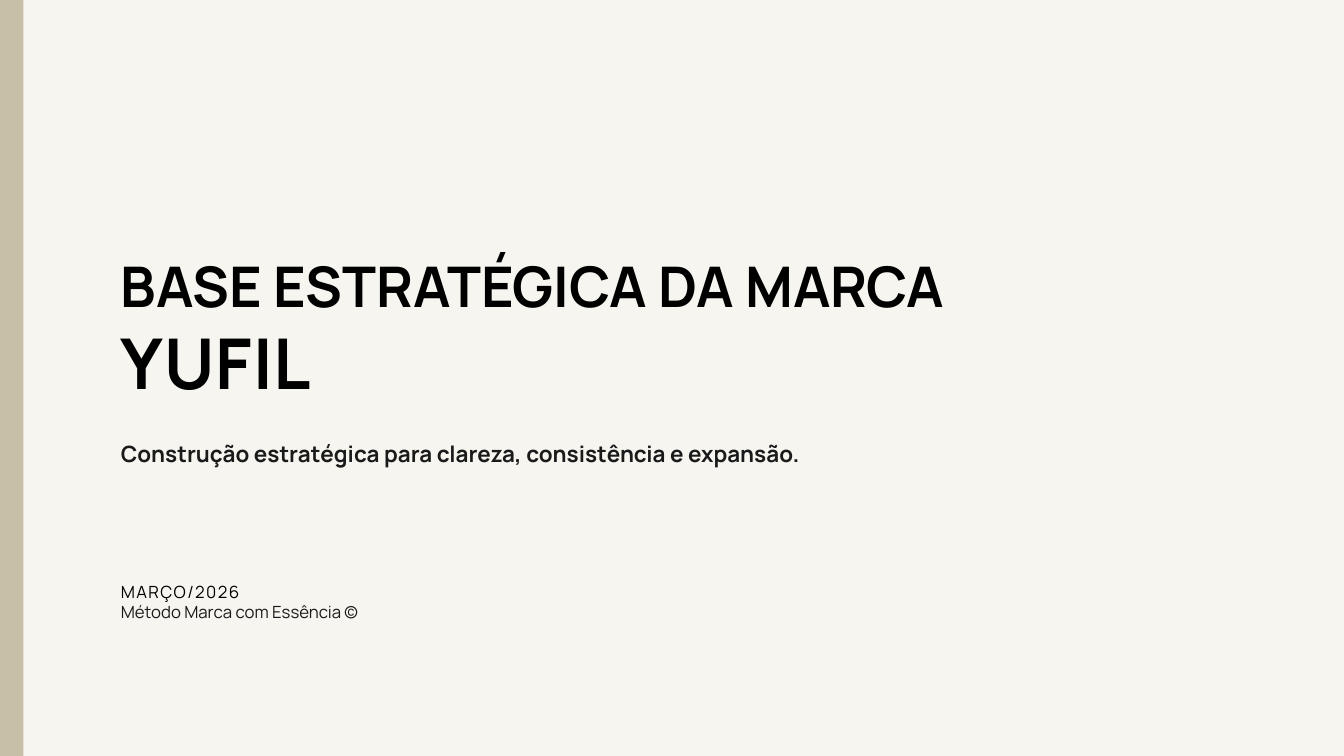
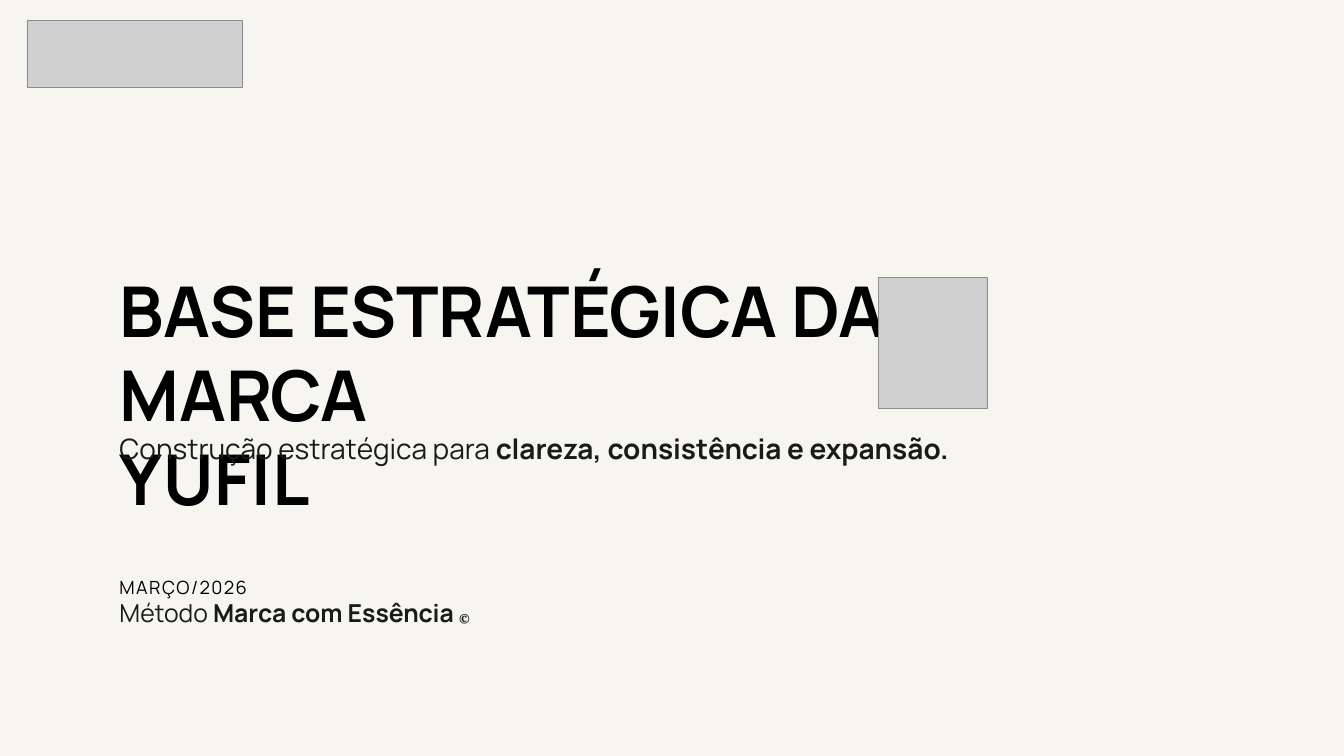
Before and after one commit to kellyalbertkabrand/apresentacoes, a slide deck: slide 1 of MODELO-BASE-ESTRATEGICA.pptx. Drawn at 1344x756 pixels with LibreOffice and Linux fonts; fonts in the diff are those of the drawing; grey boxes stand for pictures; background and template pictures are left out. Boxes give left, top, right and bottom in pixels: in the first picture for what was removed or moved away, otherwise in the second. Text is boxed around its words. In the diff, an @@ line names an element or a change of style, - is before the commit and + after.

```diff
--- a/MODELO-BASE-ESTRATEGICA.pptx
+++ b/MODELO-BASE-ESTRATEGICA.pptx
@@ rectangle removed at (0, 0, 24, 756) @@
@@ picture added at (27, 20, 242, 87) @@
@@ text "BASE ESTRATÉGICA DA MARCA": place and size @@
-text "BASE ESTRATÉGICA DA MARCA" at (121, 255, 944, 390)
+text "BASE ESTRATÉGICA DA MARCA" at (119, 272, 886, 506)
@@ text at (119, 272, 886, 440): size 60 to 75 pt in "BASE ESTRATÉGICA DA MARCA" @@
@@ picture added at (878, 278, 988, 408) @@
@@ text "Construção estratégica para clareza, consistência ...": place and size @@
-text "Construção estratégica para clareza, consistência ..." at (121, 444, 799, 468)
+text "Construção estratégica para clareza, consistência ..." at (119, 437, 949, 467)
@@ text "Construção estratégica para clareza, consistência ..." at (119, 437, 949, 467): size 24 to 30 pt; bold off in "Construção estratégica para" @@
@@ text "MARÇO/2026" at (119, 580, 454, 623): size 18 to 19.5 pt in "MARÇO/2026"; size 18 to 26.5 pt in "Método Marca com Essência"; size 18 to 15 pt, font Manrope to Vollkorn in "©"; bold on in "Marca com Essência ©" @@
```
Also in this commit, not shown: 9 other slides changed, 3 other files.
